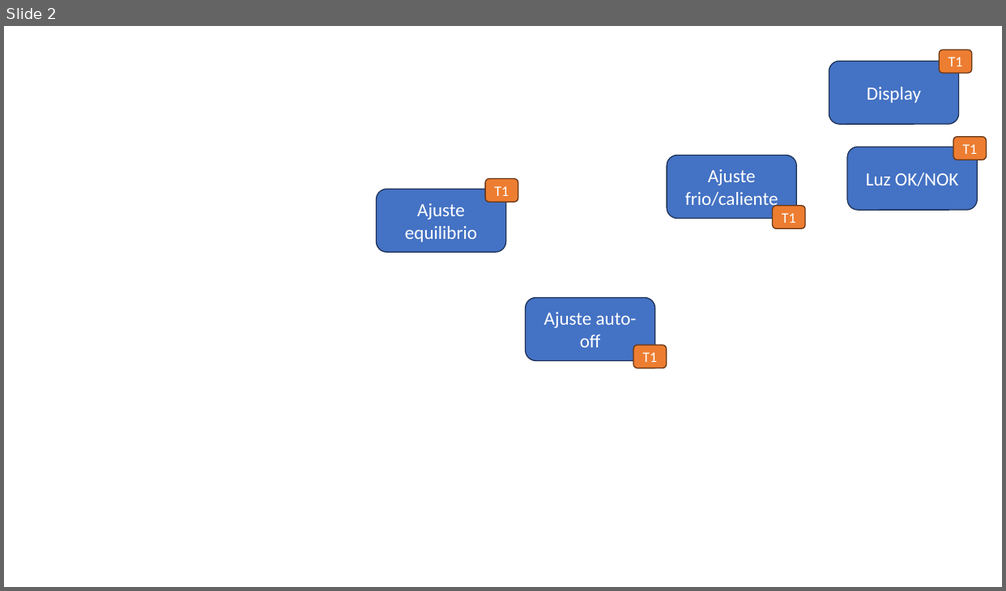
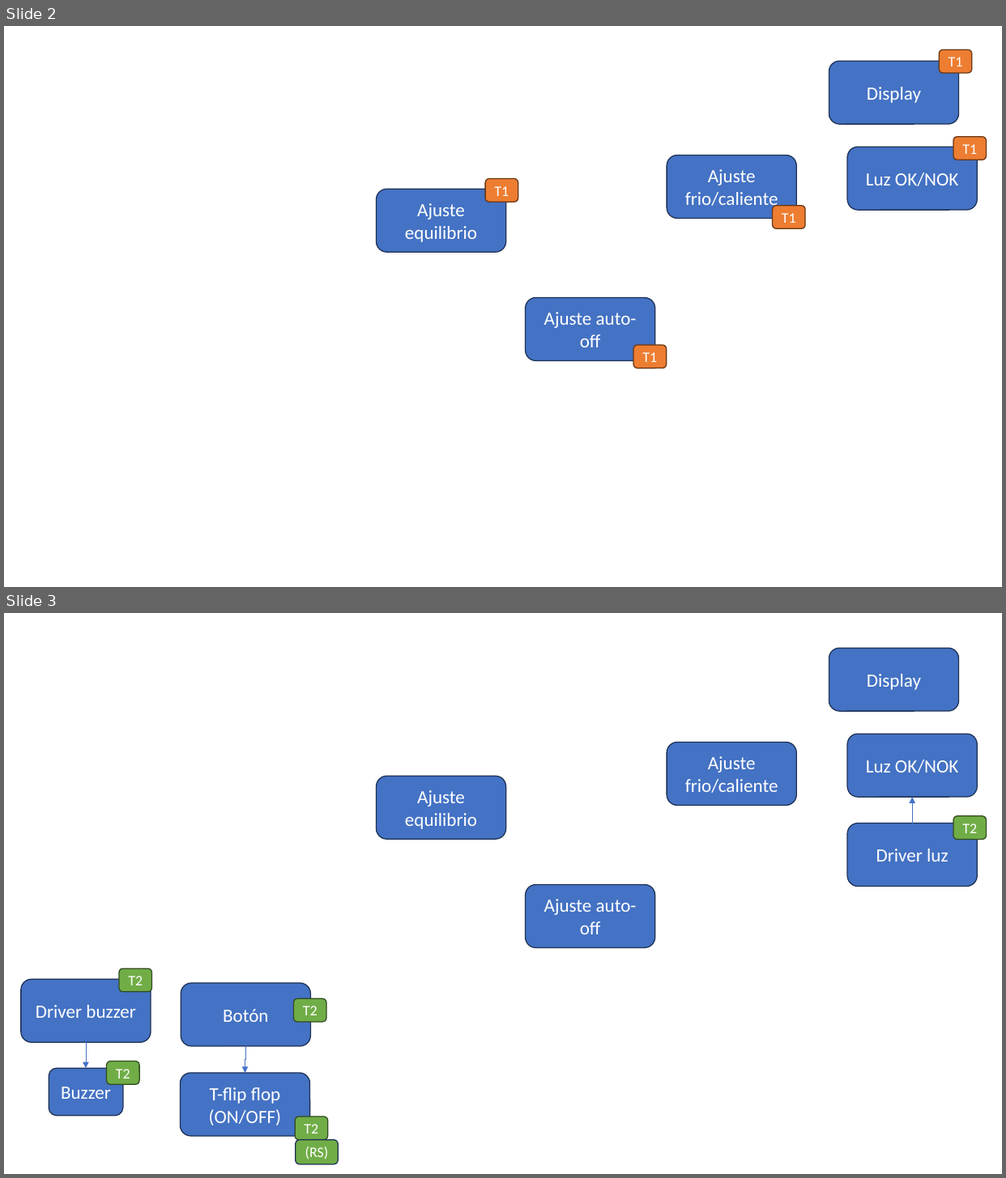
Before and after one commit to julianodb/SISTEMAS_ELECTRONICOS_PARA_INGENIERIA_BIOMEDICA, a slide deck: img/TX.pptx. Shown one above the other, each under a label of ours: slide 2 before the commit, slides 2 and 3 after it. The pictures are 1006x591 and 1006x1178 pixels, drawn with LibreOffice and Linux fonts; fonts in the diff are those of the drawing. Boxes give left, top, right and bottom in pixels: in the first picture for what was removed or moved away, otherwise in the second. Text is boxed around its words. In the diff, an @@ line names an element or a change of style, - is before the commit and + after.

```diff
--- a/img/TX.pptx
+++ b/img/TX.pptx
@@ slide 3 added at bbox=[4, 613, 1002, 1174], background #FFFFFF @@
@@ rounded rectangle added at bbox=[829, 648, 958, 711], fill #4472C4, outline #1E3256 1 pt, 18 pt, text #FFFFFF @@
+Display
@@ rounded rectangle added at bbox=[848, 734, 978, 796], fill #4472C4, outline #1E3256 1 pt, 18 pt, text #FFFFFF @@
+Luz OK/NOK
@@ rounded rectangle added at bbox=[667, 743, 796, 806], fill #4472C4, outline #1E3256 1 pt, 18 pt, text #FFFFFF @@
+Ajuste frio/caliente
@@ rounded rectangle added at bbox=[376, 776, 505, 839], fill #4472C4, outline #1E3256 1 pt, 18 pt, text #FFFFFF @@
+Ajuste equilibrio
@@ arrow added from (912, 824) to (912, 797), #4472C4 0.5 pt @@
@@ rounded rectangle added at bbox=[848, 824, 978, 886], fill #4472C4, outline #1E3256 1 pt, 18 pt, text #FFFFFF @@
+Driver luz
@@ rounded rectangle added at bbox=[953, 815, 987, 839], fill #70AD47, outline #314C1F 1 pt, 14 pt, text #FFFFFF @@
+T2
@@ rounded rectangle added at bbox=[526, 884, 655, 948], fill #4472C4, outline #1E3256 1 pt, 18 pt, text #FFFFFF @@
+Ajuste auto-off
@@ rounded rectangle added at bbox=[119, 969, 152, 992], fill #70AD47, outline #314C1F 1 pt, 14 pt, text #FFFFFF @@
+T2
@@ rounded rectangle added at bbox=[21, 980, 151, 1043], fill #4472C4, outline #1E3256 1 pt, 18 pt, text #FFFFFF @@
+Driver buzzer
@@ rounded rectangle added at bbox=[181, 983, 310, 1046], fill #4472C4, outline #1E3256 1 pt, 18 pt, text #FFFFFF @@
+Botón
@@ rounded rectangle added at bbox=[294, 999, 326, 1023], fill #70AD47, outline #314C1F 1 pt, 14 pt, text #FFFFFF @@
+T2
@@ elbow arrow added from (86, 1043) to (86, 1068), #4472C4 0.5 pt @@
@@ elbow arrow added from (246, 1046) to (245, 1073), #4472C4 0.5 pt @@
@@ rounded rectangle added at bbox=[49, 1068, 123, 1115], fill #4472C4, outline #1E3256 1 pt, 18 pt, text #FFFFFF @@
+Buzzer
@@ rounded rectangle added at bbox=[107, 1062, 139, 1084], fill #70AD47, outline #314C1F 1 pt, 14 pt, text #FFFFFF @@
+T2
@@ rounded rectangle added at bbox=[180, 1073, 309, 1136], fill #4472C4, outline #1E3256 1 pt, 18 pt, text #FFFFFF @@
+T-flip flop (ON/OFF)
@@ rounded rectangle added at bbox=[296, 1117, 328, 1140], fill #70AD47, outline #314C1F 1 pt, 14 pt, text #FFFFFF @@
+T2
@@ rounded rectangle added at bbox=[296, 1140, 338, 1165], fill #70AD47, outline #1E3256 1 pt, 14 pt, text #FFFFFF @@
+(RS)
```
Also in this commit, not shown: 1 other file.
